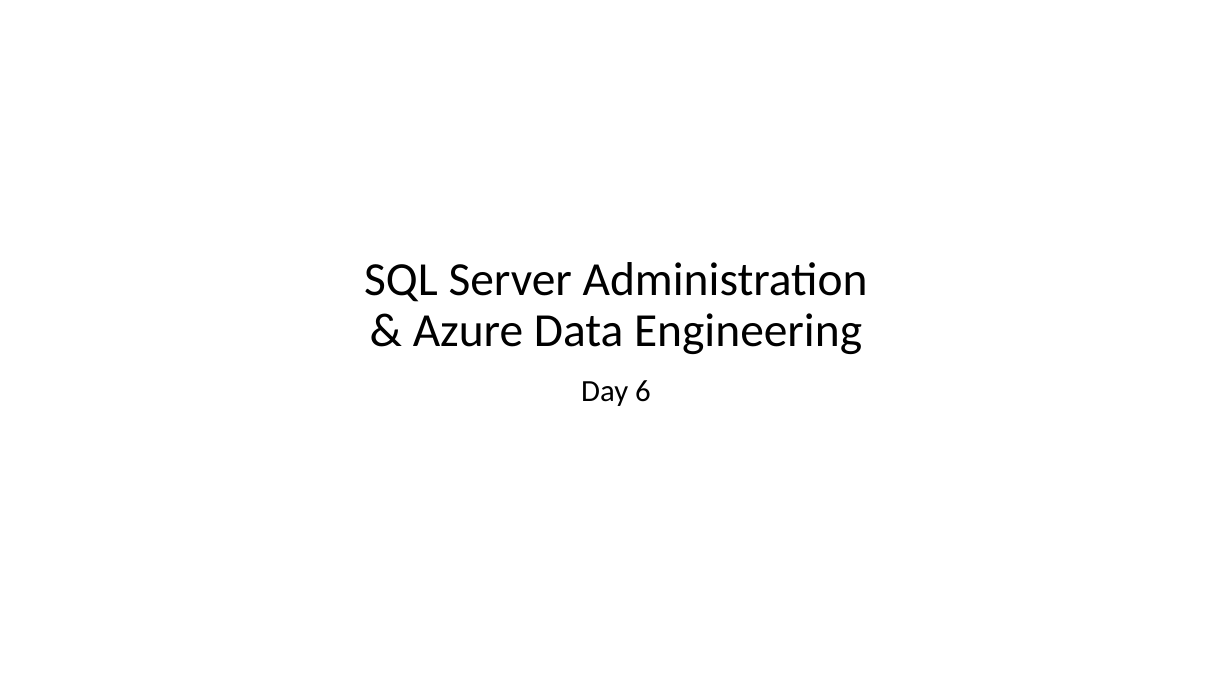
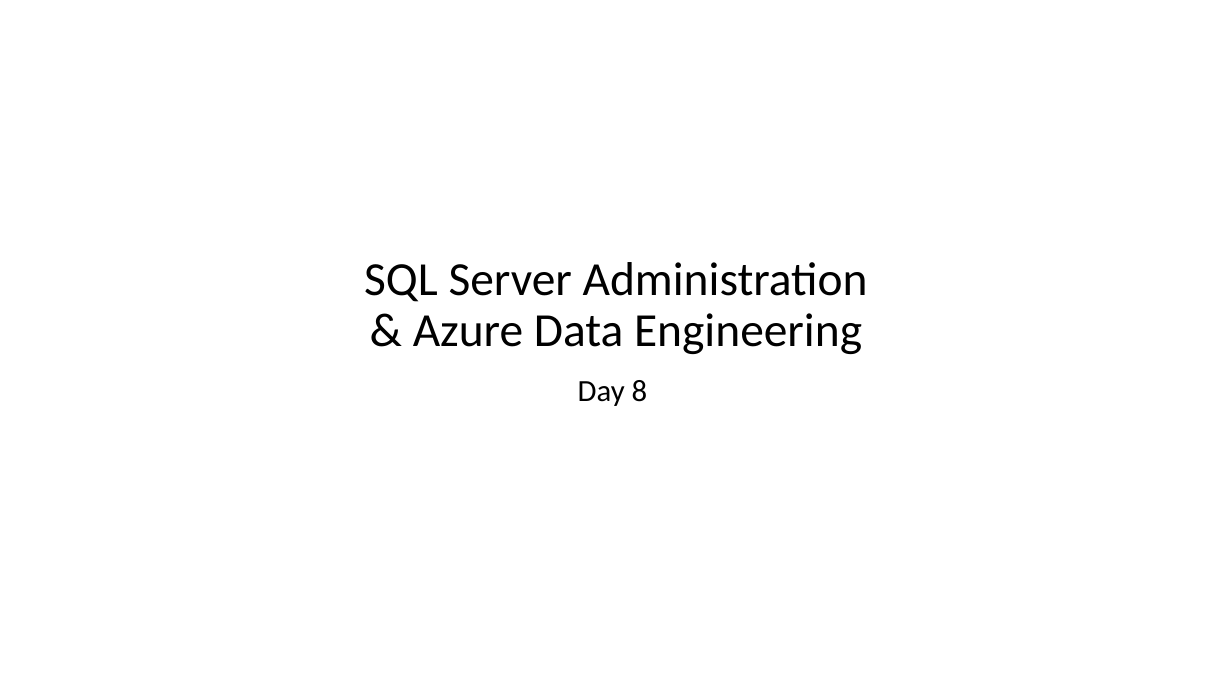
Before and after one commit to imcuteani/SQL_Server_Azure_Data_Engineering, a slide deck: slide 1 of Decks/day-8/SQL Server Administration & Azure Data Engineering-day-8.pptx. Drawn at 1232x693 pixels with LibreOffice and Linux fonts; fonts in the diff are those of the drawing; background and template pictures are left out. Boxes give left, top, right and bottom in pixels: in the first picture for what was removed or moved away, otherwise in the second. Text is boxed around its words. In the diff, an @@ line names an element or a change of style, - is before the commit and + after.

```diff
--- a/Decks/day-8/SQL Server Administration & Azure Data Engineering-day-8.pptx
+++ b/Decks/day-8/SQL Server Administration & Azure Data Engineering-day-8.pptx
@@ subtitle at [578, 380, 648, 406]: text changed @@
-Day 6
+Day 8
```
Also in this commit, not shown: 7 other slides changed, 9 slides added, 6 slides removed, 43 other files.
